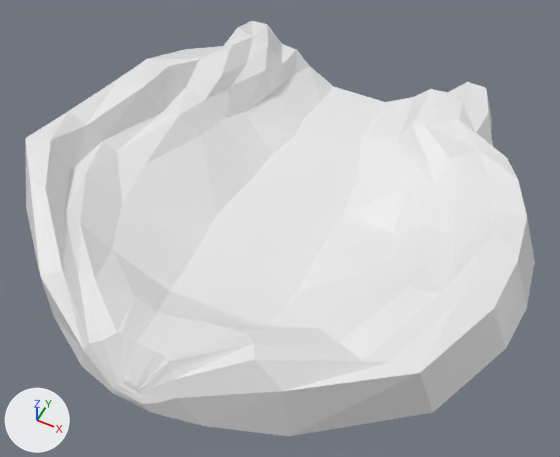
Renders of the FBX model ForbiddenSeas/Assets/3 Models/Porto/Isola_Porto_2.fbx from each side of a commit.
Before and after are seen from a 50 mm camera at (9.22, -21.3, 21.18) aimed at (0.71, -4.29, -0.09). Every picture has the same lights, and +X, +Y and +Z are marked at lower left. Where no turn or scale is listed for an object, it has been applied to the vertices.

Names of what the first picture shows: 'Drittto_corto'.
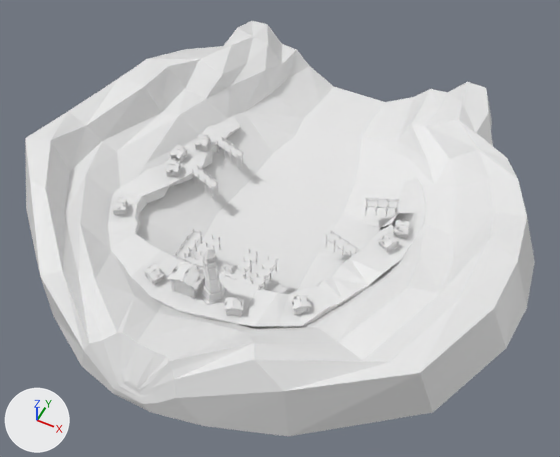
Commit message: Porto il cazzo

Edits to the scene script, one JSON object a line:
```json
{"op": "add", "block": "me_cube_009", "code": ["me_cube_009 = bpy.data.meshes.new('Cube.009')", "me_cube_009.from_pydata(...)  # 13447 vertices, 26985 faces; spans x -5.4..5.79, y -4.18..6.32, z -1.26..1.77"]}
{"op": "add", "block": "ob_porto", "code": ["ob_porto = bpy.data.objects.new('Porto', me_cube_009)", "ob_porto.location = (-0.35, -5.01, 0.65)"]}
```

Where the change shows, as pixel boxes (x1, y1, x2, y2) in the pictures (560 x 457 px):
```json
{"object": "Porto", "change": "added", "after": [108, 117, 426, 328]}
```
